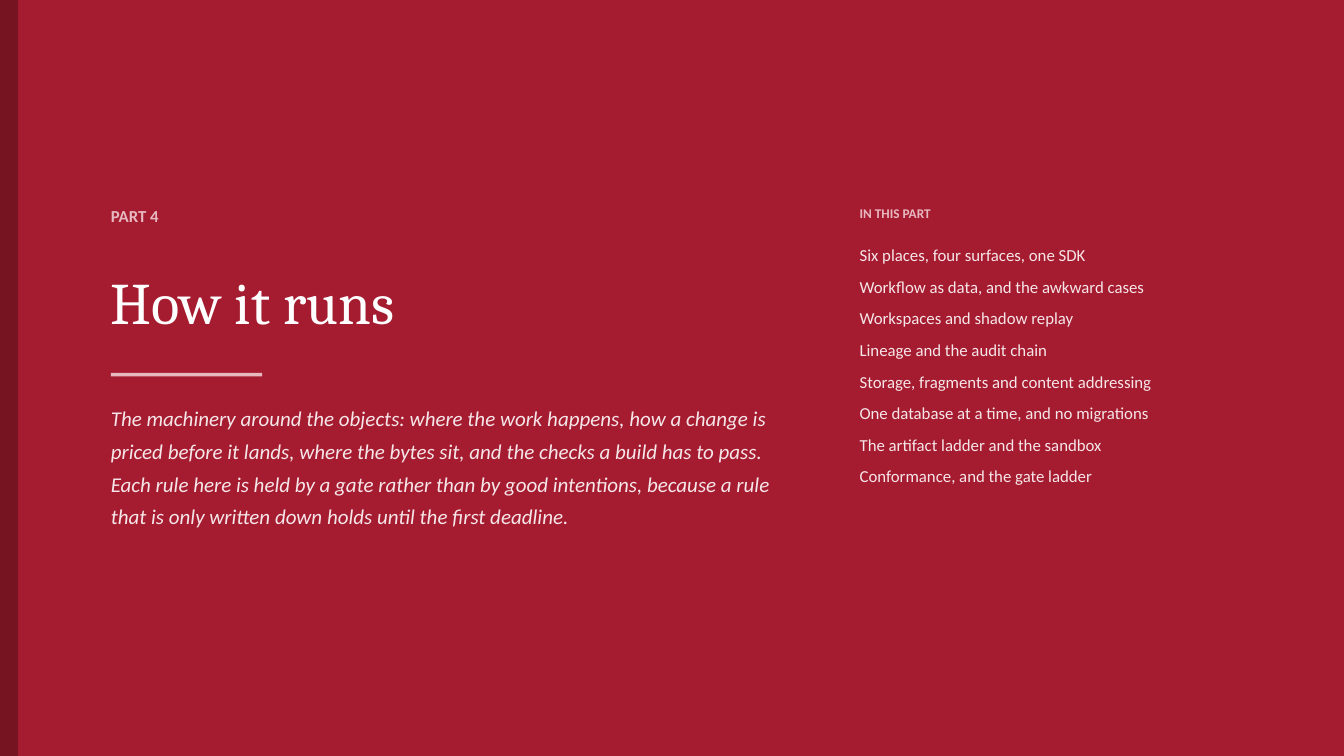
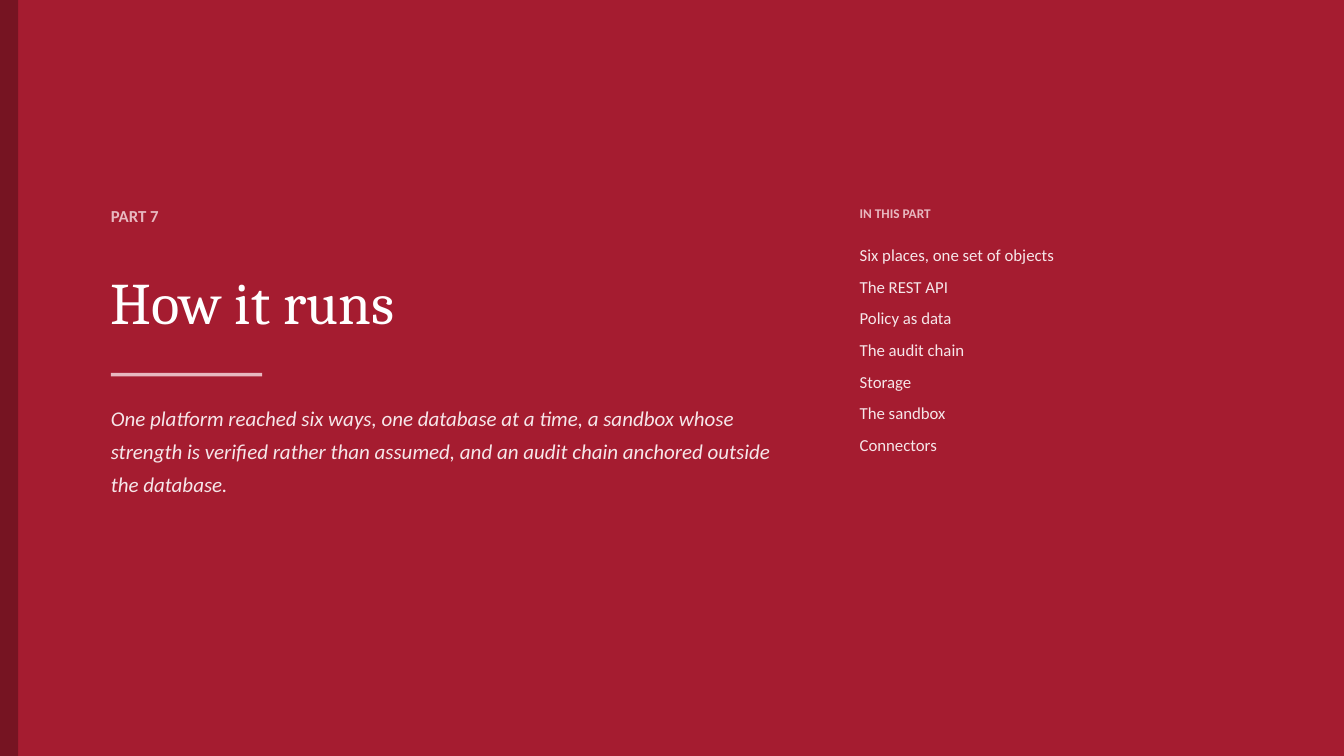
Before and after one commit to ajsinha/maya, a slide deck: slide 49 of docs/MAYA-Model-Management-Formalism-and-System-Design.pptx (slide 64 before the commit). Drawn at 1344x756 pixels with LibreOffice and Linux fonts; fonts in the diff are those of the drawing. Boxes give left, top, right and bottom in pixels: in the first picture for what was removed or moved away, otherwise in the second. Text is boxed around its words. In the diff, an @@ line names an element or a change of style, - is before the commit and + after.

```diff
--- a/docs/MAYA-Model-Management-Formalism-and-System-Design.pptx
+++ b/docs/MAYA-Model-Management-Formalism-and-System-Design.pptx
@@ text at (111,211,158,222): text changed @@
-PART 4
+PART 7
@@ text at (860,249,1054,451): text changed @@
-Six places, four surfaces, one SDK
-Workflow as data, and the awkward cases
-Workspaces and shadow replay
-Lineage and the audit chain
-Storage, fragments and content addressing
-One database at a time, and no migrations
-The artifact ladder and the sandbox
-Conformance, and the gate ladder
+Six places, one set of objects
+The REST API
+Policy as data
+The audit chain
+Storage
+The sandbox
+Connectors
@@ text at (111,411,770,492): text changed @@
-The machinery around the objects: where the work happens, how a change is priced before it lands, where the bytes sit, and the checks a build has to pass. Each rule here is held by a gate rather than by good intentions, because a rule that is only written down holds until the first deadline.
+One platform reached six ways, one database at a time, a sandbox whose strength is verified rather than assumed, and an audit chain anchored outside the database.
```
Also in this commit, not shown: 42 other slides changed, 27 slides added, 47 slides removed, 12 other files.
